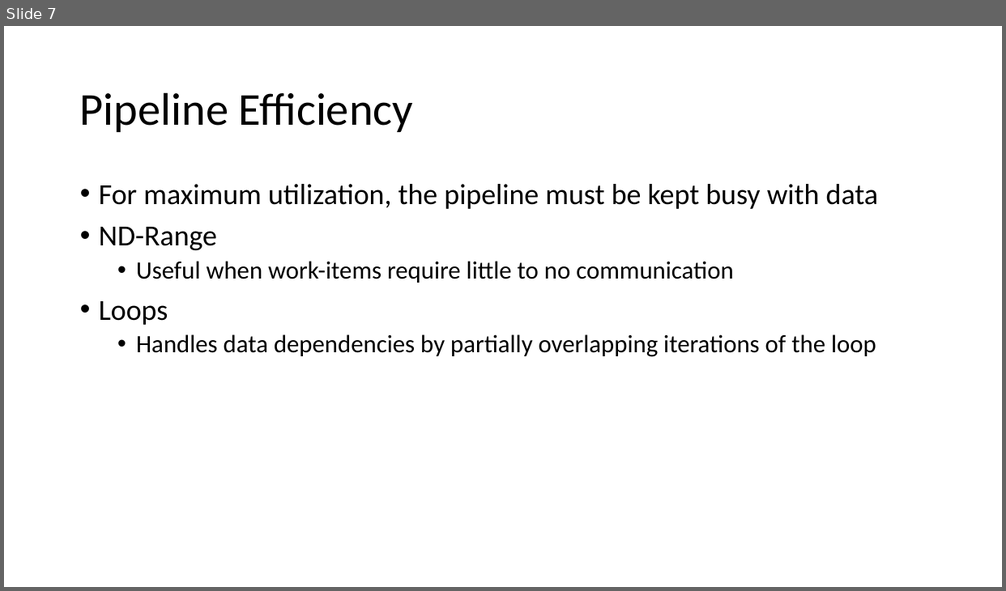
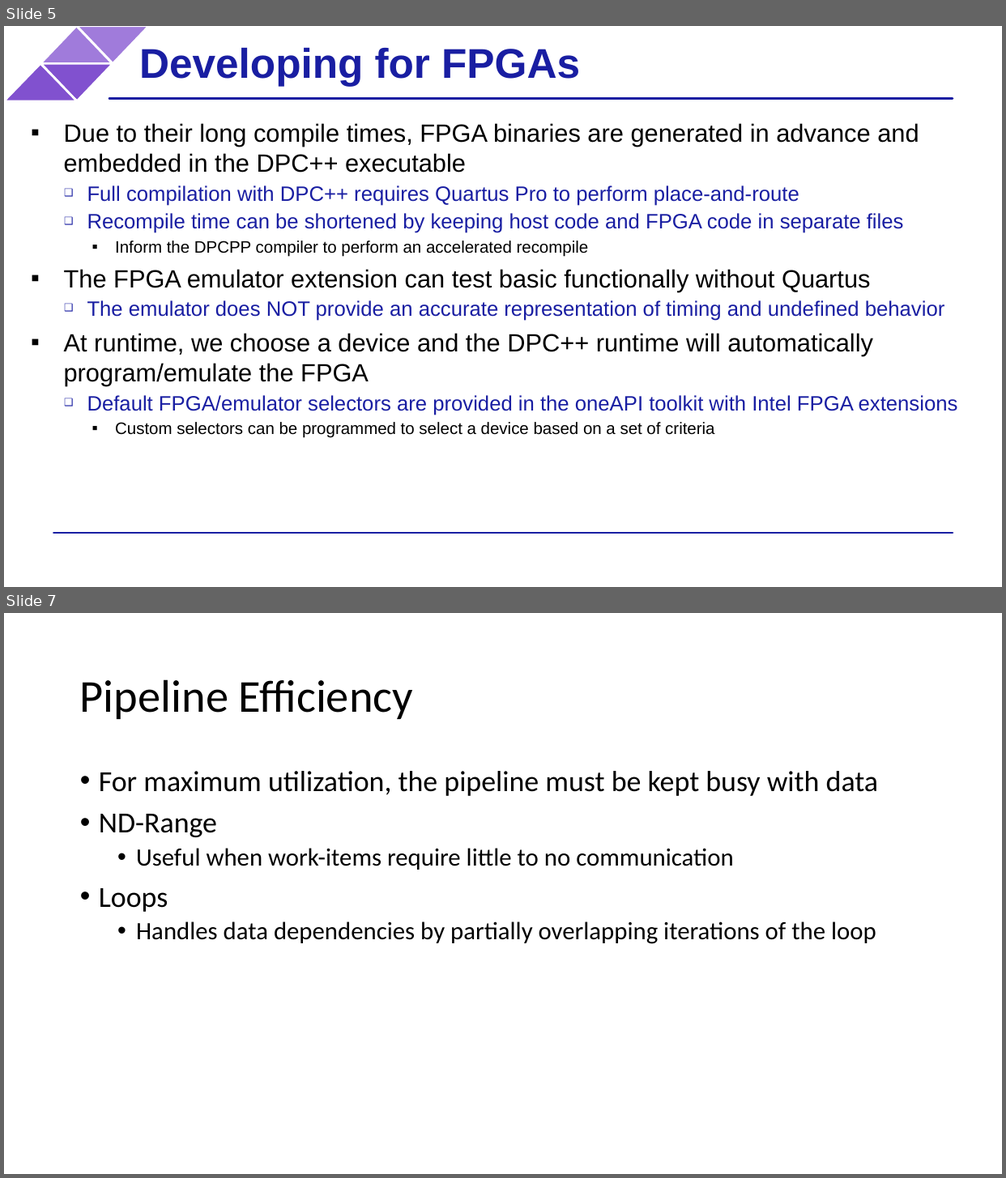
Before and after one commit to BenjaminMFindley/Reconfig-2-SYCL-DPCPP, a slide deck: Slides/SYCL_FPGA.pptx. Shown one above the other, each under a label of ours: slide 7 before the commit, slides 5 and 7 after it; the slides between them are not shown. The pictures are 1006x591 and 1006x1178 pixels, drawn with LibreOffice and Linux fonts; fonts in the diff are those of the drawing; background and template pictures are left out. Boxes give left, top, right and bottom in pixels: in the first picture for what was removed or moved away, otherwise in the second. Text is boxed around its words. In the diff, an @@ line names an element or a change of style, - is before the commit and + after.

Commit message:
updated FPGA slides to use template

```diff
--- a/Slides/SYCL_FPGA.pptx
+++ b/Slides/SYCL_FPGA.pptx
@@ slide 5 added at [4,26,1002,587], background #FFFFFF @@
@@ title added at [139,47,580,86], 40 pt, text #191EA2, bold @@
+Developing for FPGAs
@@ group added at [4,26,148,101]: 4 triangles @@
@@ line added from (109, 99) to (953, 99), #191EA2 2 pt @@
@@ text added at [64,123,958,438], 20 pt, text #000000 @@
+▪ Due to their long compile times, FPGA binaries are generated in advance and embedded in the DPC++ executable
+  ❑ Full compilation with DPC++ requires Quartus Pro to perform place-and-route
+  ❑ Recompile time can be shortened by keeping host code and FPGA code in separate files
+    ▪ Inform the DPCPP compiler to perform an accelerated recompile
+▪ The FPGA emulator extension can test basic functionally without Quartus
+  ❑ The emulator does NOT provide an accurate representation of timing and undefined behavior
+▪ At runtime, we choose a device and the DPC++ runtime will automatically program/emulate the FPGA
+  ❑ Default FPGA/emulator selectors are provided in the oneAPI toolkit with Intel FPGA extensions
+    ▪ Custom selectors can be programmed to select a device based on a set of criteria
@@ line added from (53, 533) to (953, 533), #191EA2 2 pt @@
```
Also in this commit, not shown: 4 slides changed, 1 other slide added, 4 slides removed.
